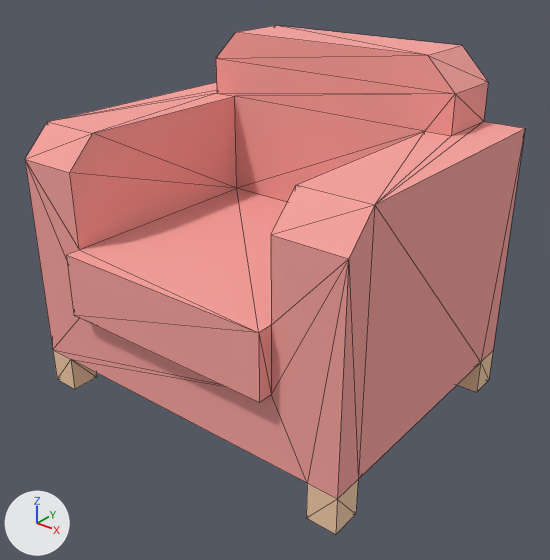
Renders of the glTF model assets/props/furniture/loungeChair.glb from each side of a commit.
Rendered twice from a camera (50 mm lens) standing at (0.831, -0.513, 0.613) and looking at (0.268, 0.191, 0.177). Lighting does not change. The marker at lower left points along +X, +Y and +Z. The first picture is the older version. Mesh edges are drawn as thin lines. Vertices at exactly the same position are counted once.

Names of what the first picture shows: 'loungeChair(Clone)'.
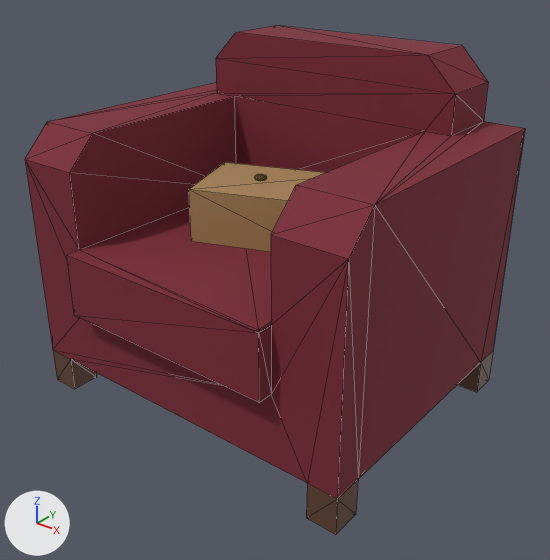
What changed in the scene script:
```text
Add mat_kraft_006:
    mat_kraft_006 = principled_material('kraft.006')
    mat_kraft_006.base_color = (0.4, 0.24, 0.1)  # brown #aa8659
    mat_kraft_006.roughness = 0.8
Add mat_brass_006:
    mat_brass_006 = principled_material('brass.006')
    mat_brass_006.base_color = (0.55, 0.34, 0.07)  # orange #c49e4b
    mat_brass_006.metallic = 0.6
    mat_brass_006.roughness = 0.4
Add mat_walnut_006:
    mat_walnut_006 = principled_material('walnut.006')
    mat_walnut_006.base_color = (0.12, 0.055, 0.03)  # brown #614230
Add mat_velvet_006:
    mat_velvet_006 = principled_material('velvet.006')
    mat_velvet_006.base_color = (0.2, 0.018, 0.035)  # dark red #7c2435
    mat_velvet_006.roughness = 0.85
Change me_mesh_loungechair:
    used by ob_loungechair_clone; location = (0.0, 0.0, 0.0)
    remove me_mesh_loungechair.from_pydata(...)  # 66 vertices, 128 faces; spans x 0.0..0.49, y 0.0..0.41, z 0.0..0.46
    add me_mesh_loungechair.from_pydata(...)  # 167 vertices, 296 faces; spans x 0.0..0.49, y 0.0..0.41, z 0.0..0.46
    me_mesh_loungechair part 1: a new loose piece, a UV sphere (12 segments, 6 rings, poles along z) spanning x 0.217..0.233, y 0.207..0.223, z 0.298..0.306, in mat_brass_006 (orange #c49e4b)
    me_mesh_loungechair part 2
    20 faces are deleted
    39 vertices are added at x 0.034..0.49, y 0.0..0.41, z 0.05..0.376
    56 new faces join them, mat_velvet_006 (dark red #7c2435)
    12 new faces join them, mat_kraft_006 (brown #aa8659)
    me_mesh_loungechair part 3: 68 faces spanning x 0.0..0.49, y 0.0..0.41, z 0.05..0.46 switch from mat_carpet (pink #f9a39e) to mat_velvet_006 (dark red #7c2435)
    me_mesh_loungechair part 4: 40 faces spanning x 0.0..0.49, y 0.02..0.41, z 0.0..0.05 switch from mat_wood (beige #f3cca8) to mat_walnut_006 (brown #614230)
    add me_mesh_loungechair.materials.append(mat_kraft_006)  # brown #aa8659
    add me_mesh_loungechair.materials.append(mat_brass_006)  # orange #c49e4b
```

Location of each change, [x1, y1, x2, y2] in pixels of the pictures (550 x 560 px):
part 1 of me_mesh_loungechair, added: after [255, 174, 267, 181]
part 2 of me_mesh_loungechair, built on: before [67, 189, 287, 333]; after [67, 162, 325, 333]
part 3 of me_mesh_loungechair, recoloured (pink to dark red): [25, 25, 525, 499] in both
part 4 of me_mesh_loungechair, recoloured: [53, 350, 493, 534] in both
